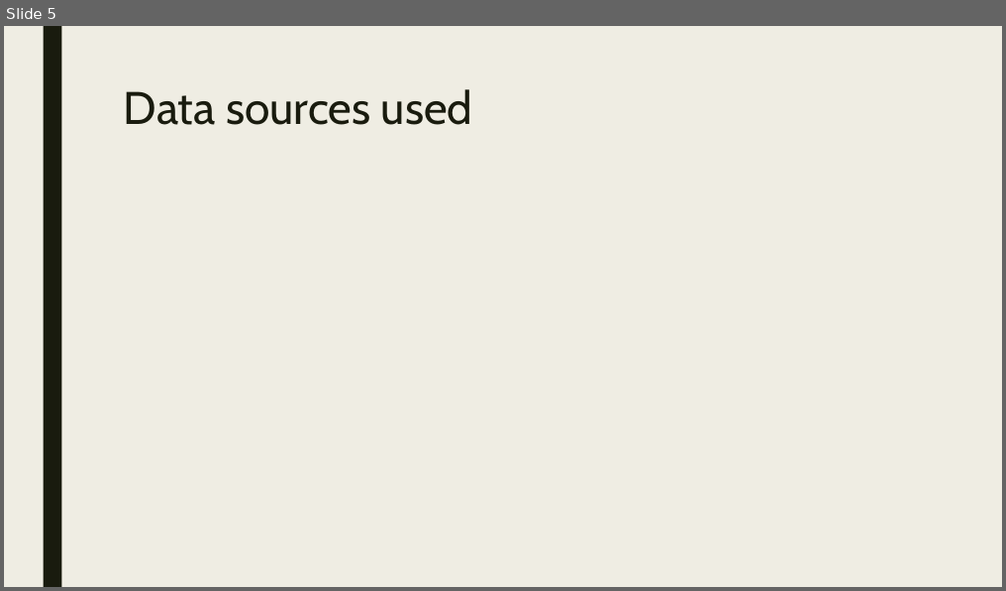
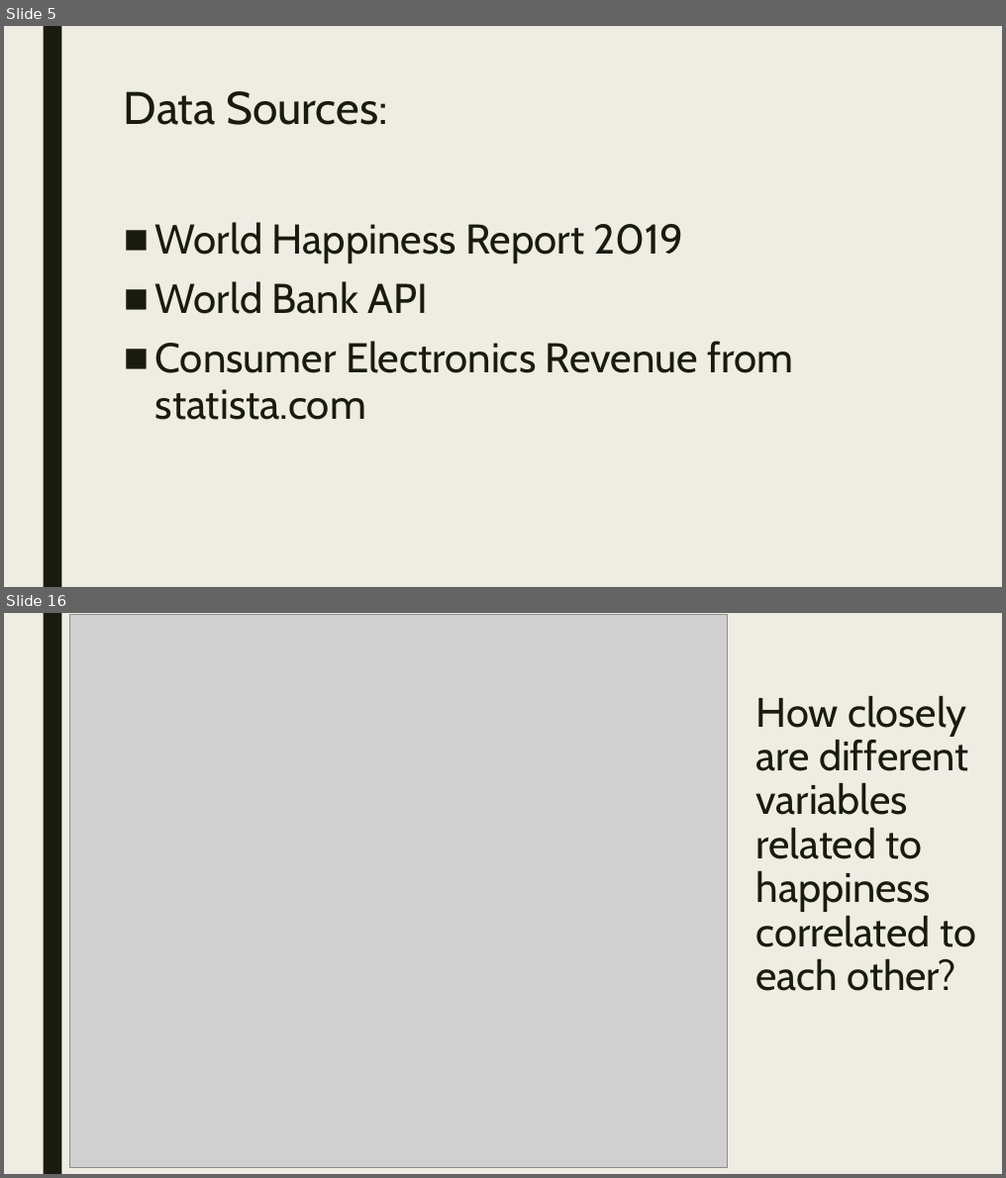
Before and after one commit to gfunk68/teamepic_project1, a slide deck: Project1.pptx. Shown one above the other, each under a label of ours: slide 5 before the commit, slides 5 and 16 after it; the slides between them are not shown. The pictures are 1006x591 and 1006x1178 pixels, drawn with LibreOffice and Linux fonts; fonts in the diff are those of the drawing; grey boxes stand for pictures. Boxes give left, top, right and bottom in pixels: in the first picture for what was removed or moved away, otherwise in the second. Text is boxed around its words. In the diff, an @@ line names an element or a change of style, - is before the commit and + after.

```diff
--- a/Project1.pptx
+++ b/Project1.pptx
@@ slide 16 added at (x1=4, y1=613, x2=1002, y2=1174), background #EFEDE3; not listed: 1 template element that a slide beside it also shows @@
@@ picture added at (x1=70, y1=615, x2=727, y2=1168) @@
@@ title added at (x1=756, y1=696, x2=976, y2=991), 39.6 pt, text #191B0E @@
+How closely are different variables related to happiness correlated to each other?
@@ slide 5 changed as well @@
@@ title at (x1=124, y1=91, x2=388, y2=125): text changed @@
-Data sources used
+Data Sources:
@@ text added at (x1=155, y1=222, x2=794, y2=420), 40 pt, text #191B0E @@
+■ World Happiness Report 2019
+■ World Bank API
+■ Consumer Electronics Revenue from statista.com
```
Also in this commit, not shown: 1 other slide changed, 13 other slides added, 4 slides removed, 16 other files.
